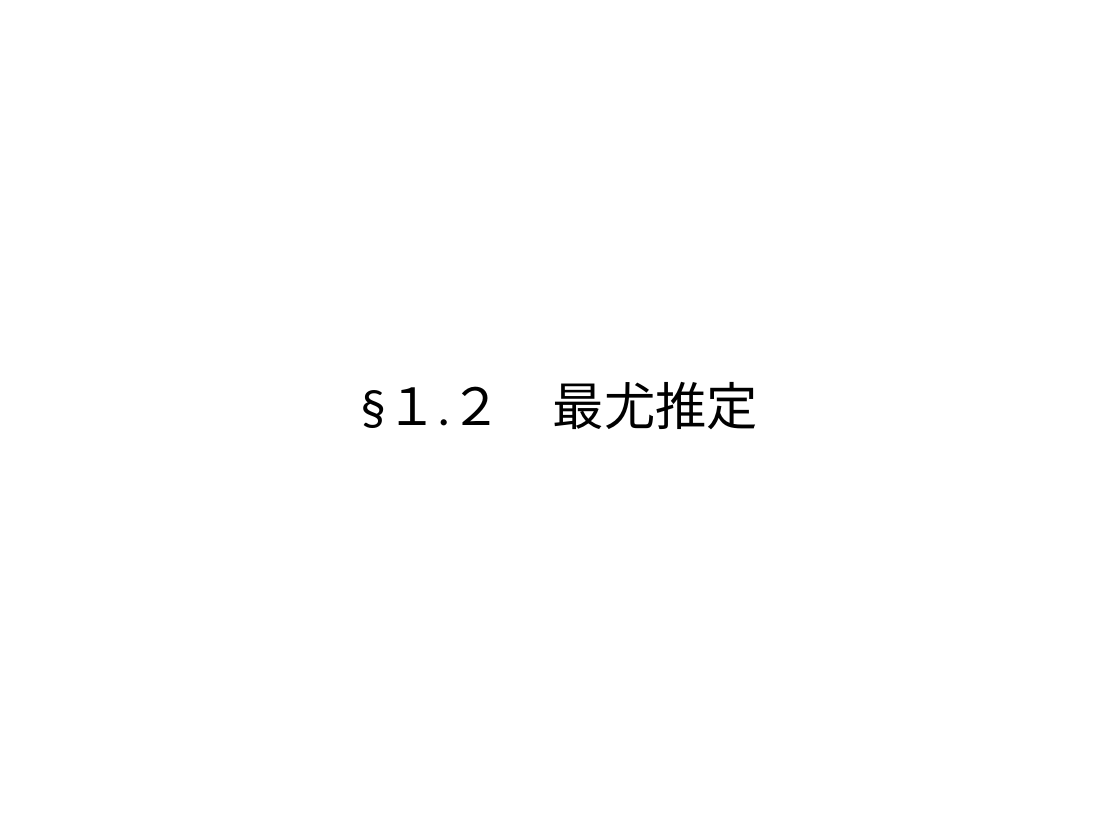
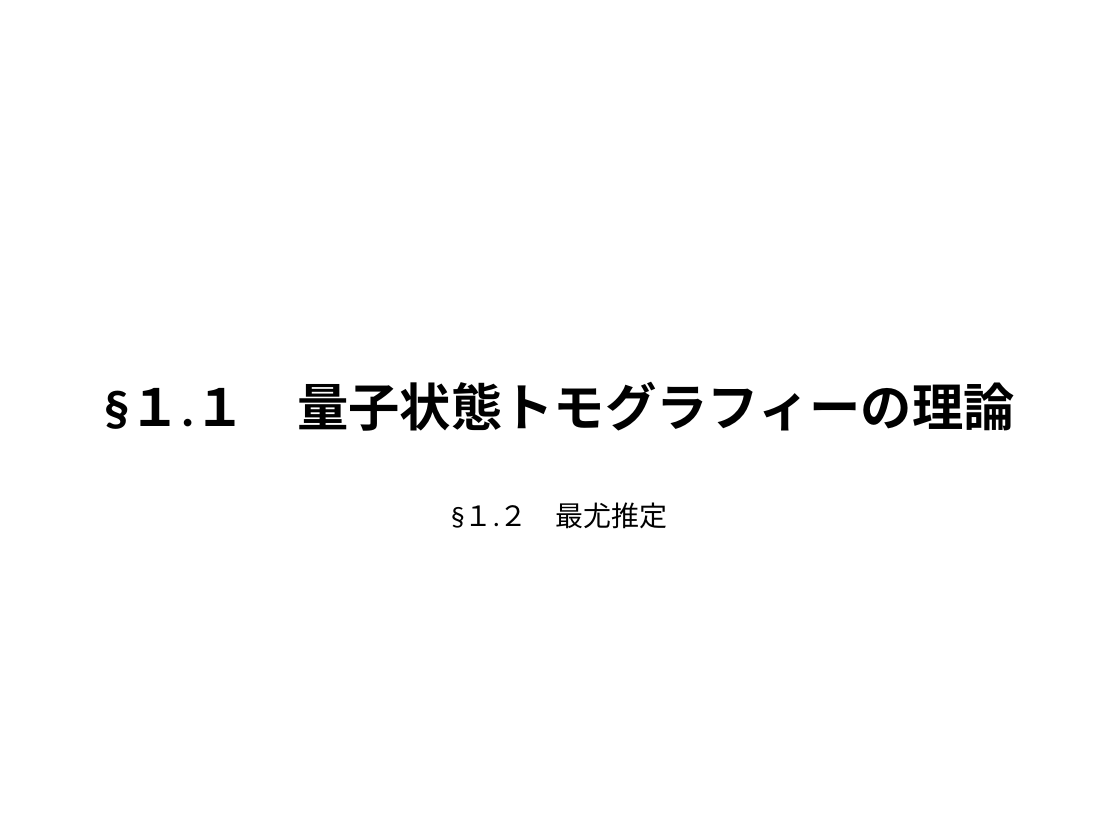
Before and after one commit to outk/graduate_thesis, a slide deck: slide 4 of 量子状態トモグラフィー.pptx (slide 16 before the commit). Drawn at 1120x840 pixels with LibreOffice and Linux fonts; fonts in the diff are those of the drawing. Boxes give left, top, right and bottom in pixels: in the first picture for what was removed or moved away, otherwise in the second. Text is boxed around its words. In the diff, an @@ line names an element or a change of style, - is before the commit and + after.

```diff
--- a/量子状態トモグラフィー.pptx
+++ b/量子状態トモグラフィー.pptx
@@ title at (104, 382, 1015, 529): text changed; bold on @@
-§１.２ 最尤推定
+§１.１ 量子状態トモグラフィーの理論
+§１.２ 最尤推定
```
Also in this commit, not shown: 7 other slides changed, 3 slides added, 2 slides removed, 2 other files.
